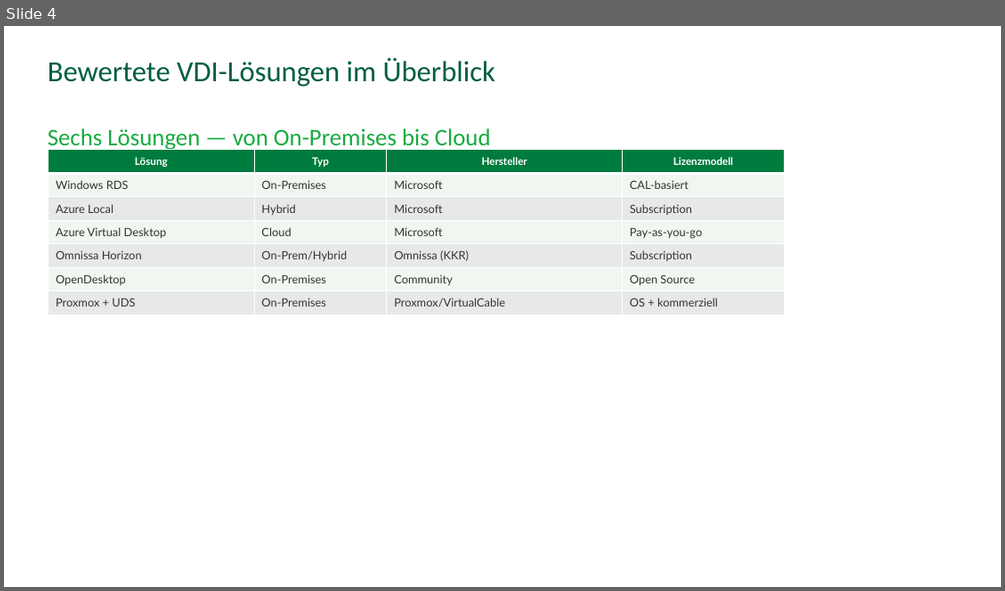
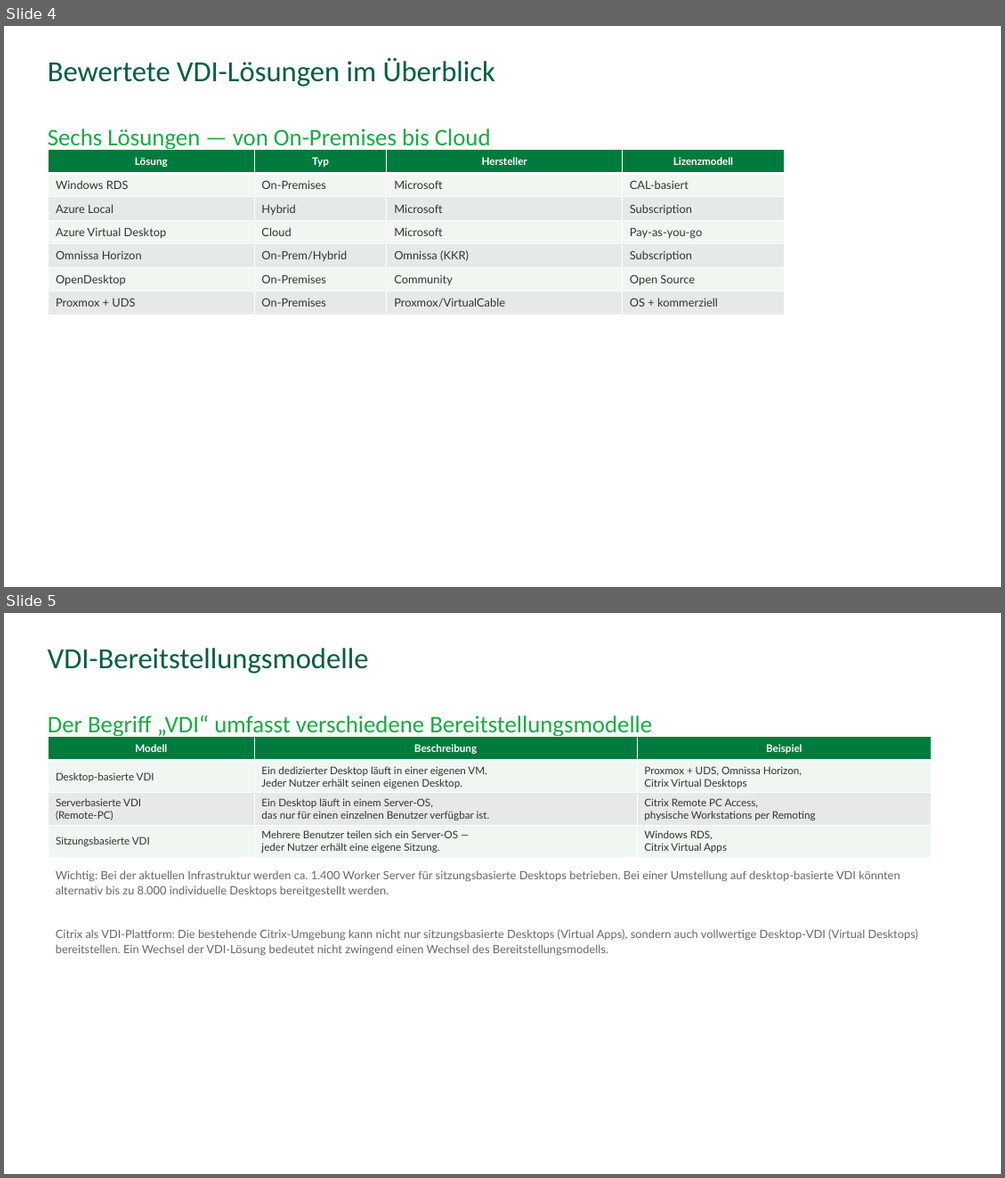
Before and after one commit to stefanbuell-wq/vdi-validation, a slide deck: docs/VDI-Vergleichsanalyse.pptx. Shown one above the other, each under a label of ours: slide 4 before the commit, slides 4 and 5 after it. The pictures are 1005x591 and 1005x1178 pixels, drawn with LibreOffice and Linux fonts; fonts in the diff are those of the drawing; background and template pictures are left out. Boxes give left, top, right and bottom in pixels: in the first picture for what was removed or moved away, otherwise in the second. Text is boxed around its words. In the diff, an @@ line names an element or a change of style, - is before the commit and + after.

```diff
--- a/docs/VDI-Vergleichsanalyse.pptx
+++ b/docs/VDI-Vergleichsanalyse.pptx
@@ slide 5 added at bbox=[4, 613, 1001, 1174], background #FFFFFF @@
@@ title added at bbox=[48, 648, 369, 674], 28 pt, text #005E3F @@
+VDI-Bereitstellungsmodelle
@@ text added at bbox=[48, 715, 652, 738], 23 pt, text #17AB41 @@
+Der Begriff „VDI“ umfasst verschiedene Bereitstellungsmodelle
@@ table added at bbox=[48, 737, 932, 856], 4 rows, 3 columns @@
+Modell | Beschreibung | Beispiel
+Desktop-basierte VDI | Ein dedizierter Desktop läuft in einer eigenen VM. Jeder Nutzer erhält seinen eigenen Desktop. | Proxmox + UDS, Omnissa Horizon, Citrix Virtual Desktops
+Serverbasierte VDI (Remote-PC) | Ein Desktop läuft in einem Server-OS, das nur für einen einzelnen Benutzer verfügbar ist. | Citrix Remote PC Access, physische Workstations per Remoting
+Sitzungsbasierte VDI | Mehrere Benutzer teilen sich ein Server-OS — jeder Nutzer erhält eine eigene Sitzung. | Windows RDS, Citrix Virtual Apps
@@ text added at bbox=[56, 870, 918, 956], 11 pt, text #666666 @@
+Wichtig: Bei der aktuellen Infrastruktur werden ca. 1.400 Worker Server für sitzungsbasierte Desktops betrieben. Bei einer Umstellung auf desktop-basierte VDI könnten alternativ bis zu 8.000 individuelle Desktops bereitgestellt werden.
+Citrix als VDI-Plattform: Die bestehende Citrix-Umgebung kann nicht nur sitzungsbasierte Desktops (Virtual Apps), sondern auch vollwertige Desktop-VDI (Virtual Desktops) bereitstellen. Ein Wechsel der VDI-Lösung bedeutet nicht zwingend einen Wechsel des Bereitstellungsmodells.
```
Also in this commit, not shown: 1 other file.
